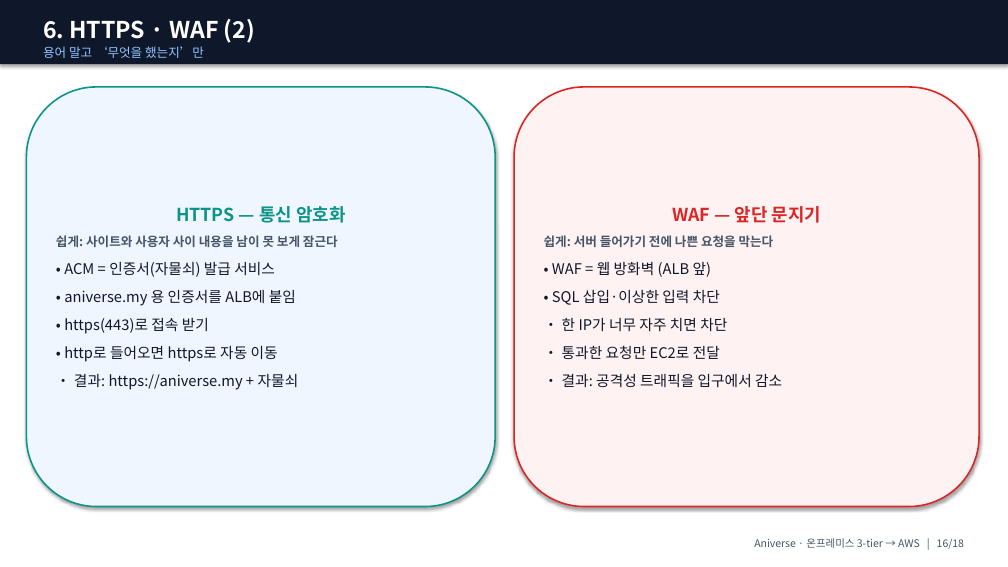
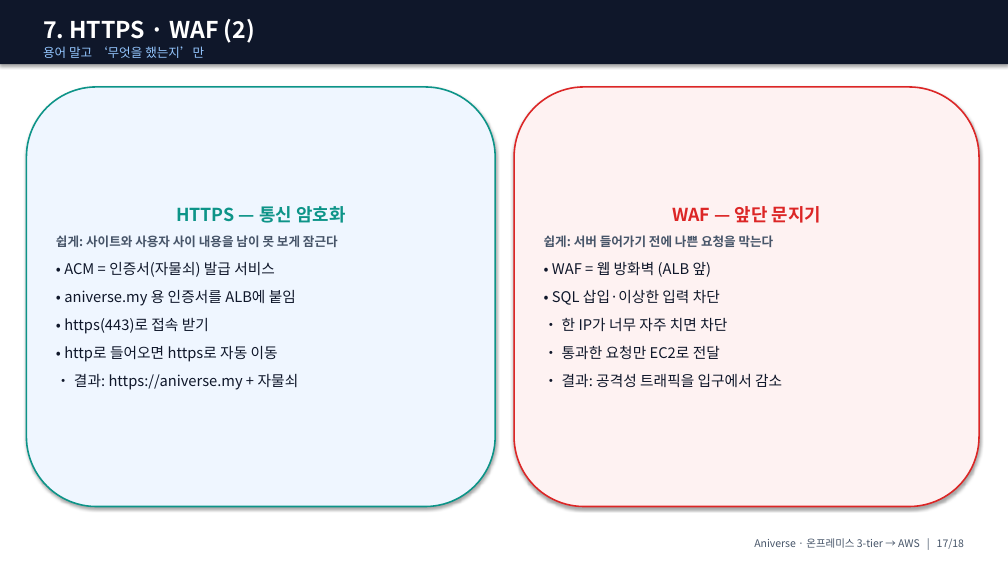
Before and after one commit to ho0215/anime-project-infra, a slide deck: slide 17 of docs/presentation/ppt/Aniverse_발표_강사용.pptx (slide 16 before the commit). Drawn at 1008x567 pixels with LibreOffice and Linux fonts; fonts in the diff are those of the drawing. Boxes give left, top, right and bottom in pixels: in the first picture for what was removed or moved away, otherwise in the second. Text is boxed around its words. In the diff, an @@ line names an element or a change of style, - is before the commit and + after.

```diff
--- a/docs/presentation/ppt/Aniverse_발표_강사용.pptx
+++ b/docs/presentation/ppt/Aniverse_발표_강사용.pptx
@@ text at [43, 19, 255, 43]: text changed @@
-6. HTTPS · WAF (2)
+7. HTTPS · WAF (2)
@@ text at [754, 538, 964, 549]: text changed @@
-Aniverse · 온프레미스 3-tier → AWS | 16/18
+Aniverse · 온프레미스 3-tier → AWS | 17/18
```
Also in this commit, not shown: 12 other slides changed, 7 other files.
